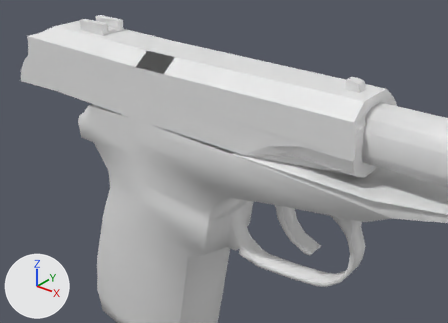
An edit to the OBJ model Vertex_Animation_Compiler/Assets/Makarov_Pistol_Reload122.obj, drawn before and after from the same camera.
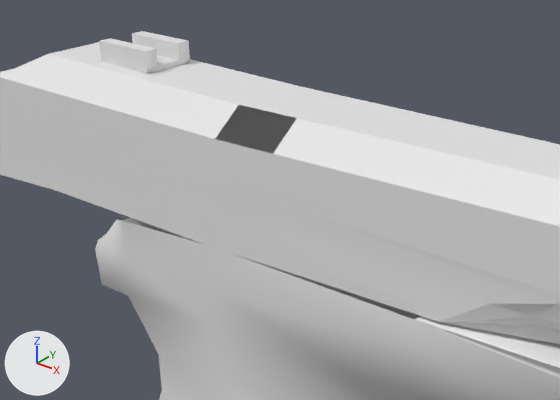
Old and new are each drawn whole from a 50 mm lens placed at (0.4991, -0.2381, 0.0167), pointed at (0.3863, -0.0971, -0.0707) and again close up on the part from 7% to 67% of the width and 0% to 60% of the height. Every picture has the same lights, and +X, +Y and +Z are marked at lower left. Where no turn or scale is listed for an object, it has been applied to the vertices.

Names of what the first close-up shows: 'Rest_of_the_gun_Sphere', 'Top_Slider_Sphere.001'.
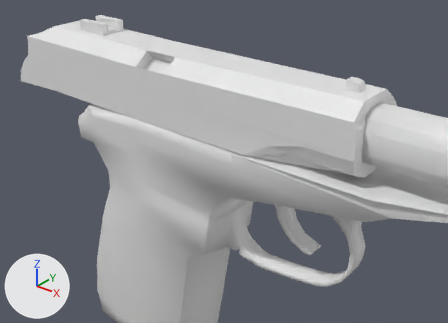
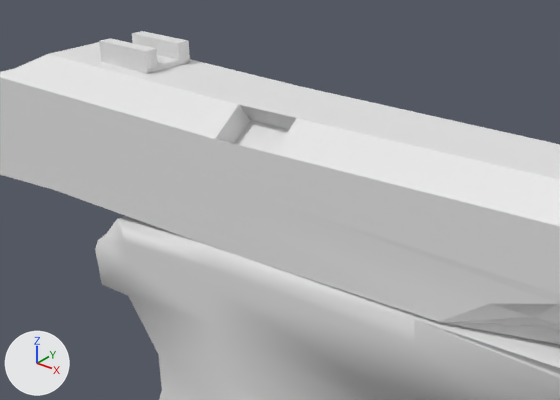
Boxes (x1, y1, x2, y2) around the edits, measured in the close-ups (560 x 400 px):
part 1 of me_rest_of_the_gun_sphere, added: after (117, 216, 420, 319)
part 2 of me_top_slider_sphere_001, added: after (215, 105, 297, 154)

What the commit changed:
me_rest_of_the_gun_sphere has 272 vertices, 519 faces and spans x 0.327..0.478, y -0.11..-0.084, z -0.153..-0.04.
me_rest_of_the_gun_sphere is used by ob_rest_of_the_gun_sphere; location (0.0, 0.0, 0.0).
Verts and faces of me_rest_of_the_gun_sphere; kept vertices keep their numbers, new ones are numbered from 272.
Before the commit, vertices of me_rest_of_the_gun_sphere: 164 (0.399, -0.084, -0.06), 166 (0.336, -0.11, -0.06) at pixel (116, 219), 175 (0.338, -0.11, -0.06) at pixel (121, 220), 178 (0.399, -0.11, -0.06) at pixel (414, 319), 179 (0.359, -0.11, -0.059) at pixel (209, 245).
Before the commit, vertices of me_rest_of_the_gun_sphere: 180 (0.338, -0.084, -0.06), 181 (0.359, -0.084, -0.059), 183 (0.336, -0.084, -0.06).
Part 1, on me_rest_of_the_gun_sphere:
New faces: (164, 181, 179), (175, 179, 181), (166, 175, 183), (164, 179, 178), (175, 181, 180), (175, 180, 183).
me_top_slider_sphere_001 is used by ob_top_slider_sphere_001; location (0.0, 0.0, 0.0).
me_top_slider_sphere_001 had 127 vertices, 227 faces and spanned x 0.2975..0.4371, y -0.1097..-0.0844, z -0.0594..-0.0328.
me_top_slider_sphere_001 now has 131 vertices, 237 faces and spans x 0.2975..0.4371, y -0.1097..-0.0844, z -0.0594..-0.0328.
Part 2, on me_top_slider_sphere_001:
4 vertices are added at (0.3731, -0.1072, -0.0439), (0.3613, -0.1074, -0.0439), (0.3731, -0.102, -0.0398), (0.3613, -0.1021, -0.0398).
10 new faces join them.
